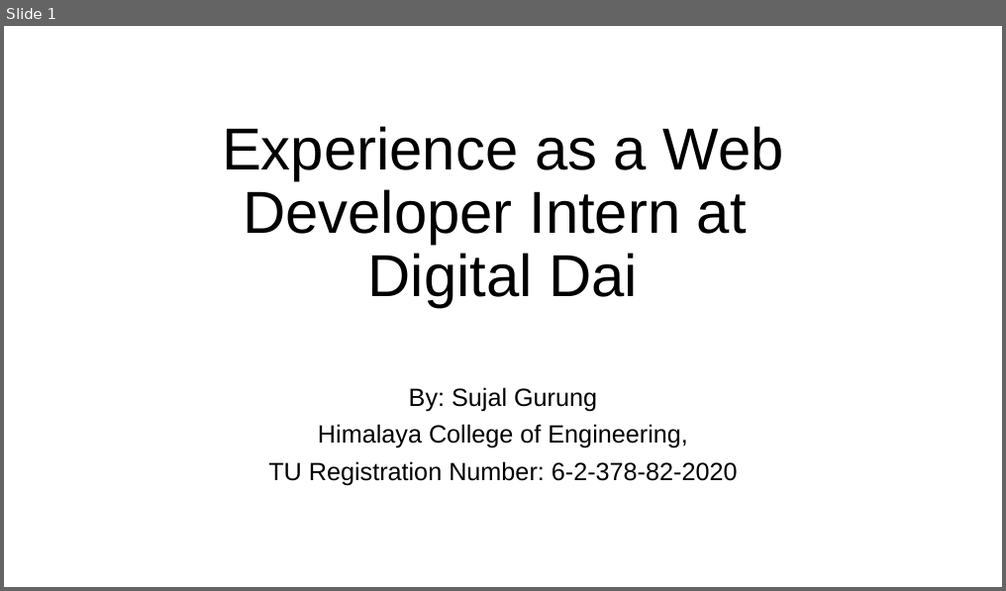
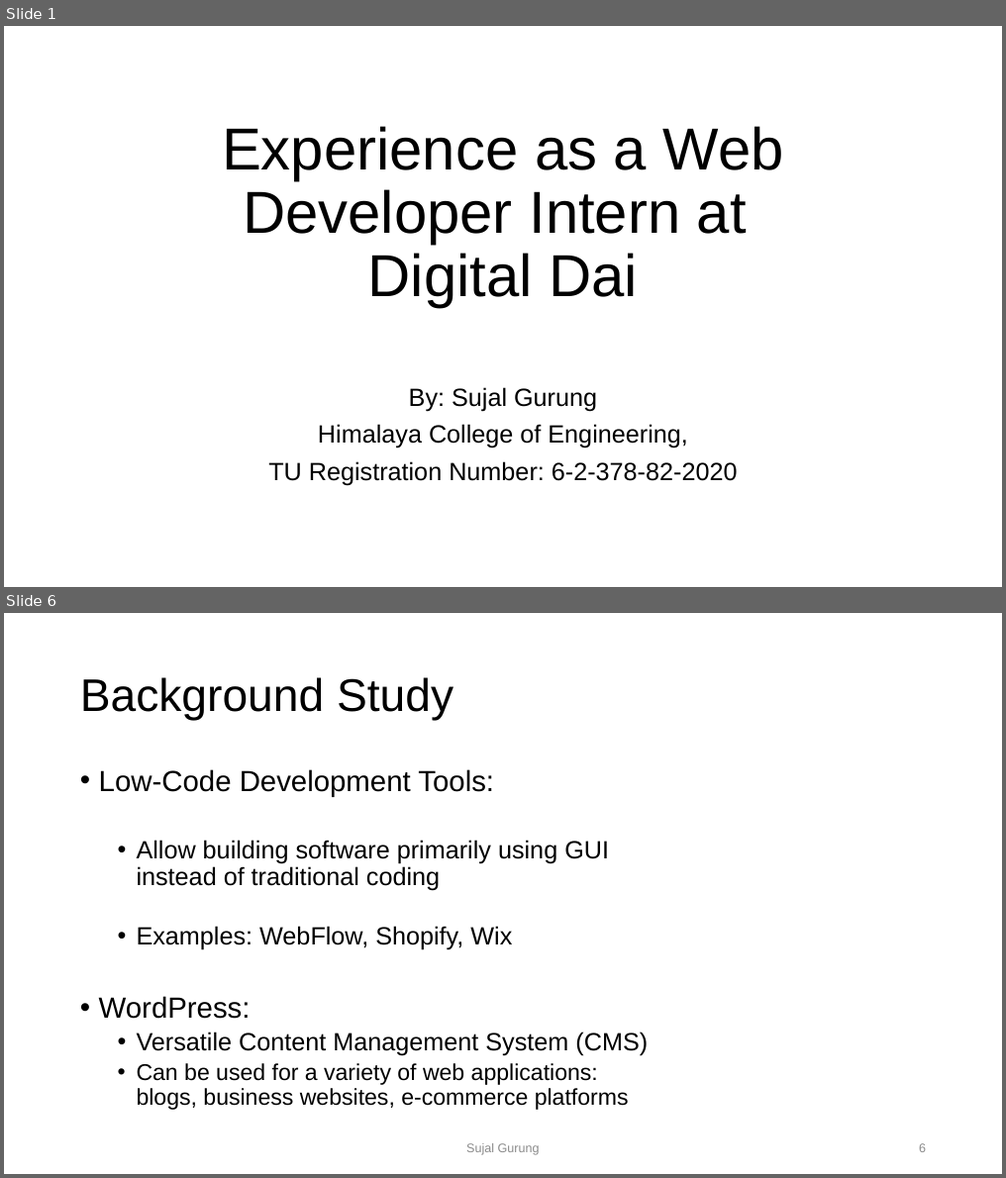
Before and after one commit to dinesh-58/college-files, a slide deck: 7th-sem/internship/Presentation.pptx. Shown one above the other, each under a label of ours: slide 1 before the commit, slides 1 and 6 after it; the slides between them are not shown. The pictures are 1006x591 and 1006x1178 pixels, drawn with LibreOffice and Linux fonts; fonts in the diff are those of the drawing. Boxes give left, top, right and bottom in pixels: in the first picture for what was removed or moved away, otherwise in the second. Text is boxed around its words. In the diff, an @@ line names an element or a change of style, - is before the commit and + after.

```diff
--- a/7th-sem/internship/Presentation.pptx
+++ b/7th-sem/internship/Presentation.pptx
@@ slide 6 added at (4, 613, 1002, 1174), background #FFFFFF @@
@@ title added at (80, 677, 453, 721), 44 pt, text #000000 @@
+Background Study
@@ text added at (99, 769, 648, 1110), 24 pt, text #000000 @@
+• Low-Code Development Tools:
+  • Allow building software primarily using GUI
+    instead of traditional coding
+  • Examples: WebFlow, Shopify, Wix
+• WordPress:
+  • Versatile Content Management System (CMS)
+  • Can be used for a variety of web applications:
+    blogs, business websites, e-commerce platforms
@@ text added at (466, 1144, 540, 1156), 12 pt, text #8C8C8C @@
+Sujal Gurung
@@ page number added at (919, 1144, 926, 1153), 12 pt, text #8C8C8C @@
+6
```
Also in this commit, not shown: 16 slides changed, 2 other slides added, 6 other files.
